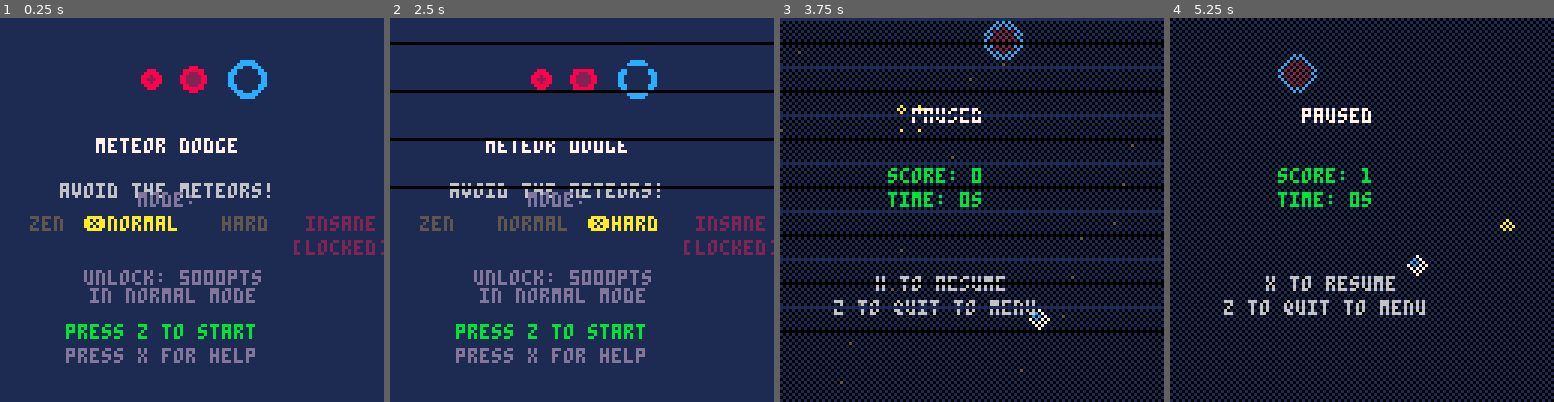
Above: before the commit, frames 1-4 (left to right).
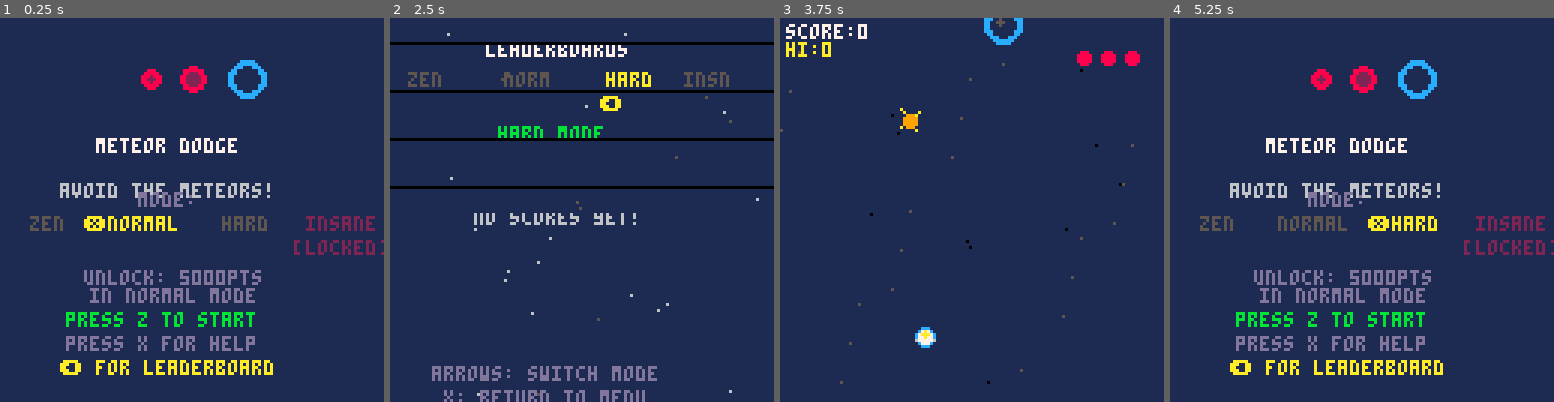
Above: after the commit, the same moments.

Repository: jeffcampbell/game-a-day
Game: PICO-8 cartridge games/2026-02-26/game.p8
Two runs of this game, one before a commit and one after it. Both use one fixed random seed, a clock stepped at 60 frames per second and the inputs below.
Inputs:
- Up to frame 1 (0.25 s): no input
- Up to frame 2 (2.5 s): tap X (X key) at 0.33, 1.07, 1.85 s; tap O (Z key) at 0.7, 1.7, 2.1 s; hold Right 1.6-2.1 s; hold Up 2.15-2.42 s; hold Right from 2.47 s (still down)
- Up to frame 3 (3.75 s): tap O (Z key) every 0.4 s from 2.5 to 3.7 s; tap X (X key) at 2.97 s; release Right at 3.03 s; hold Left 3.08-3.58 s; hold Down from 3.63 s (still down)
- Up to frame 4 (5.25 s): release Down at 3.97 s; hold Right 4.02-4.68 s; tap X (X key) at 4.08, 5.2 s; tap O (Z key) at 4.1, 4.5, 4.9 s; hold Up 4.73-5.03 s; hold Left from 5.08 s (still down)

The runs differ from the first frame. In frame 1, 3.4% of the frame differs, in the area x 15-72%, y 76-93%; in frame 2, 11%; in frame 3, 52%; in frame 4, 56%, in the area x 0-100%, y 0-100%.

Commit message:
Add persistent leaderboard storage to Meteor Dodge
Implemented a comprehensive leaderboard system with cartridge data persistence:

Features:
- Persistent storage using PICO-8 cartridge data (dget/dset) in slots 3-42
- Independent top-5 leaderboards for each difficulty mode (Zen, Normal, Hard, Insane)
- New "leaderboard" state accessible from main menu via up arrow
- Display shows rank, score, survival time, and star indicators
- Color-coded scores by performance tier (10k+=gold, 5k+=green, 2k+=blue)
- Navigate between difficulty leaderboards using left/right arrows
- Return to menu with X button
- Automatic score saving on game over
- Scores sorted by score descending, then survival time as tiebreaker

Implementation:
- load_leaderboards(): Loads all leaderboards from cartridge data on init
- save_to_leaderboard(): Inserts score if it qualifies for top 5, maintains sorted order
- update_leaderboard(): Handles navigation between difficulty views
- draw_leaderboard(): Renders leaderboard with tabs, rankings, and instructions
- get_diff_name(): Helper for difficulty name display

Storage layout:
- Slots 0-2: Existing (highscore, difficulty_preset, insane_unlocked)
- Slots 3-12: Zen mode top 5 (2 slots per entry: score, time)
- Slots 13-22: Normal mode top 5
- Slots 23-32: Hard mode top 5
- Slots 33-42: Insane mode top 5

All test infrastructure intact, proper logging added for state transitions
and leaderboard updates.

Co-Authored-By: Claude Sonnet 4.5 <noreply@anthropic.com>

Diff:
--- a/games/2026-02-26/game.p8
+++ b/games/2026-02-26/game.p8
@@ -128,6 +128,10 @@
 -- tutorial system
 tutorial_page = 0  -- 0-2 for different tutorial screens
 
+-- leaderboard system
+leaderboard_view_mode = 1  -- 1=zen, 2=normal, 3=hard, 4=insane
+leaderboards = {}  -- {[1]={{score, time},...}, [2]=...}
+
 -- parallax background
 stars_bg = {}  -- background stars (slower)
 
@@ -141,6 +145,8 @@
   -- load insane mode unlock state
   insane_unlocked = dget(2) == 1
   _log("insane_unlocked:"..tostr(insane_unlocked))
+  -- load leaderboards
+  load_leaderboards()
   music(0)  -- menu music
   -- initialize parallax background
   for i=1,30 do
@@ -169,6 +175,8 @@
     update_menu()
   elseif state == "tutorial" then
     update_tutorial()
+  elseif state == "leaderboard" then
+    update_leaderboard()
   elseif state == "play" then
     update_play()
   elseif state == "pause" then
@@ -191,6 +199,8 @@
     draw_menu()
   elseif state == "tutorial" then
     draw_tutorial()
+  elseif state == "leaderboard" then
+    draw_leaderboard()
   elseif state == "play" then
     draw_play()
   elseif state == "pause" then
@@ -232,6 +242,77 @@
   if screen_flash > 0 then
     screen_flash -= 1
   end
+end
+
+-- leaderboard functions
+function load_leaderboards()
+  -- load top 5 scores for each difficulty
+  -- storage: slots 3-42 (10 values per difficulty)
+  -- zen=3-12, normal=13-22, hard=23-32, insane=33-42
+  for diff=1,4 do
+    leaderboards[diff] = {}
+    local base = 3 + (diff - 1) * 10
+    for i=1,5 do
+      local slot = base + (i - 1) * 2
+      local s = dget(slot)
+      local t = dget(slot + 1)
+      if s > 0 then
+        add(leaderboards[diff], {score=s, time=t})
+      end
+    end
+  end
+  _log("leaderboards_loaded")
+end
+
+function save_to_leaderboard(diff, new_score, new_time)
+  -- insert new score into leaderboard if it qualifies
+  local board = leaderboards[diff] or {}
+  local inserted = false
+
+  -- find insertion position (sorted by score desc, then time asc)
+  for i=1,#board do
+    if new_score > board[i].score or (new_score == board[i].score and new_time > board[i].time) then
+      -- insert here
+      for j=#board,i,-1 do
+        board[j + 1] = board[j]
+      end
+      board[i] = {score=new_score, time=new_time}
+      inserted = true
+      break
+    end
+  end
+
+  -- if not inserted and board has space, add to end
+  if not inserted and #board < 5 then
+    add(board, {score=new_score, time=new_time})
+    inserted = true
+  end
+
+  -- keep only top 5
+  while #board > 5 do
+    del(board, board[6])
+  end
+
+  leaderboards[diff] = board
+
+  -- save to cartridge data
+  local base = 3 + (diff - 1) * 10
+  for i=1,5 do
+    local slot = base + (i - 1) * 2
+    if board[i] then
+      dset(slot, board[i].score)
+      dset(slot + 1, board[i].time)
+    else
+      dset(slot, 0)
+      dset(slot + 1, 0)
+    end
+  end
+
+  if inserted then
+    _log("leaderboard_updated:diff"..diff..",score:"..new_score)
+  end
+
+  return inserted
 end
 
 function update_menu()
@@ -249,6 +330,15 @@
     dset(1, difficulty_preset)
     sfx(4)  -- ui sound
     _log("mode_select:"..get_mode_name())
+  end
+
+  -- enter leaderboard with up arrow
+  if (buttons & 4) > 0 then
+    sfx(4)  -- ui sound
+    _log("sfx:ui_select")
+    state = "leaderboard"
+    leaderboard_view_mode = difficulty_preset
+    _log("state:leaderboard")
   end
 
   -- enter tutorial with X button
@@ -1476,6 +1566,11 @@
     achievements_logged = true
   end
 
+  -- save score to leaderboard on first frame
+  if gameover_timer == 1 then
+    save_to_leaderboard(difficulty_preset, score, survival_time)
+  end
+
   -- check for insane mode unlock (Normal mode, 5000+ score)
   if gameover_timer == 1 and not insane_unlocked and difficulty_preset == 2 and score >= 5000 then
     insane_unlocked = true
@@ -1543,8 +1638,9 @@
     print("arrows to select", 24, 84, 6)
   end
 
-  print("press z to start", 22, 102, 11)
-  print("press x for help", 22, 110, 13)
+  print("press z to start", 22, 98, 11)
+  print("press x for help", 22, 106, 13)
+  print("\139 for leaderboard", 20, 114, 10)
 
   -- draw example meteors
   -- fast red
@@ -1634,6 +1730,102 @@
 
   -- navigation hint
   print("up/down: change page", 14, 122, 13)
+end
+
+function update_leaderboard()
+  local buttons = test_input()
+
+  -- navigate between difficulties
+  if (buttons & 1) > 0 and leaderboard_view_mode > 1 then
+    leaderboard_view_mode -= 1
+    sfx(4)
+    _log("leaderboard_view:"..get_diff_name(leaderboard_view_mode))
+  elseif (buttons & 2) > 0 and leaderboard_view_mode < 4 then
+    leaderboard_view_mode += 1
+    sfx(4)
+    _log("leaderboard_view:"..get_diff_name(leaderboard_view_mode))
+  end
+
+  -- return to menu with X
+  if (buttons & 32) > 0 then
+    sfx(4)
+    _log("sfx:ui_select")
+    state = "menu"
+    _log("state:menu")
+  end
+end
+
+function draw_leaderboard()
+  -- draw background stars
+  for s in all(stars_bg) do
+    local c = s.bright == 1 and 6 or 5
+    pset(s.x, s.y, c)
+  end
+
+  -- title
+  print("leaderboards", 32, 8, 7)
+
+  -- difficulty tabs
+  local tab_x = {6, 38, 72, 98}
+  local tab_names = {"zen", "norm", "hard", "insn"}
+  for i=1,4 do
+    local col = leaderboard_view_mode == i and 10 or 5
+    print(tab_names[i], tab_x[i], 18, col)
+    if leaderboard_view_mode == i then
+      print("\139", tab_x[i] - 2, 26, 10)  -- down arrow
+    end
+  end
+
+  -- current difficulty leaderboard
+  local board = leaderboards[leaderboard_view_mode] or {}
+  print(get_diff_name(leaderboard_view_mode).." mode", 36, 36, 11)
+
+  if #board == 0 then
+    print("no scores yet!", 28, 64, 6)
+  else
+    for i=1,#board do
+      local entry = board[i]
+      local y = 46 + i * 12
+
+      -- rank indicator
+      local rank_col = 10
+      if i == 1 then rank_col = 10  -- gold
+      elseif i == 2 then rank_col = 9  -- silver
+      elseif i == 3 then rank_col = 8  -- bronze
+      else rank_col = 6 end
+      print(i..".", 8, y, rank_col)
+
+      -- score (color-coded by tier)
+      local score_col = 7
+      if entry.score >= 10000 then score_col = 10
+      elseif entry.score >= 5000 then score_col = 11
+      elseif entry.score >= 2000 then score_col = 12
+      else score_col = 6 end
+      print(entry.score, 22, y, score_col)
+
+      -- survival time
+      local mins = flr(entry.time / 60)
+      local secs = flr(entry.time % 60)
+      local time_str = mins.."m"..secs.."s"
+      print(time_str, 70, y, 13)
+
+      -- star indicator for top scores
+      if entry.score >= 5000 then
+        print("\139", 118, y, 10)
+      end
+    end
+  end
+
+  -- instructions
+  print("arrows: switch mode", 14, 116, 13)
+  print("x: return to menu", 18, 124, 13)
+end
+
+function get_diff_name(d)
+  if d == 1 then return "zen"
+  elseif d == 2 then return "normal"
+  elseif d == 3 then return "hard"
+  else return "insane" end
 end
 
 function draw_pause()
Not shown, changed: games/2026-02-26/game.js
